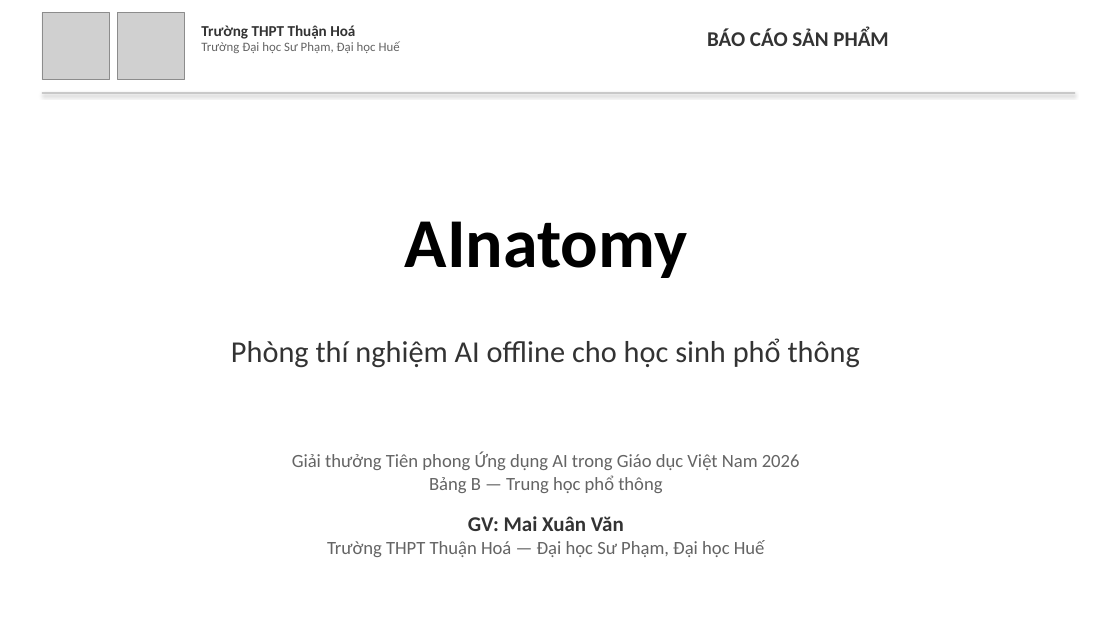
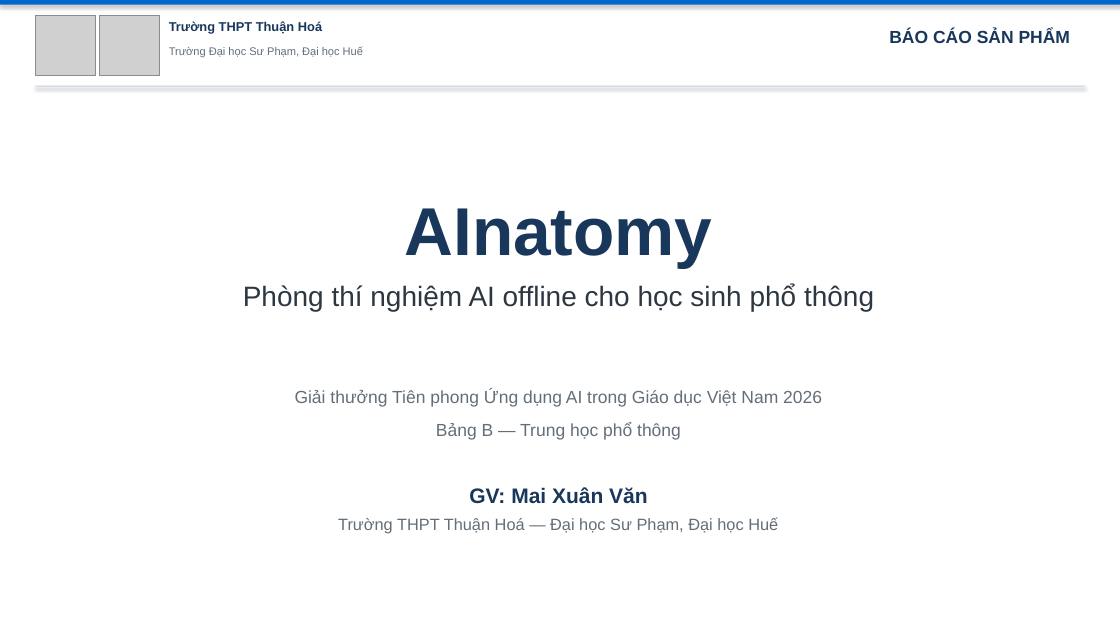
Before and after one commit to mxuanvan02/ainatomy, a slide deck: slide 1 of template_thuanhoa.pptx. Drawn at 1120x630 pixels with LibreOffice and Linux fonts; fonts in the diff are those of the drawing; grey boxes stand for pictures. Boxes give left, top, right and bottom in pixels: in the first picture for what was removed or moved away, otherwise in the second. Text is boxed around its words. In the diff, an @@ line names an element or a change of style, - is before the commit and + after.

```diff
--- a/template_thuanhoa.pptx
+++ b/template_thuanhoa.pptx
@@ rectangle: place and size @@
-rectangle at (42,92,1075,93)
+rectangle at (0,0,1120,5)
@@ rectangle at (0,0,1120,5): fill #B4B4B4 to #0066CC @@
@@ picture: place and size @@
-picture at (42,13,109,80)
+picture at (35,15,96,76)
@@ picture: place and size @@
-picture at (118,13,185,80)
+picture at (99,15,160,76)
@@ text "Trường THPT Thuận Hoá": place and size @@
-text "Trường THPT Thuận Hoá" at (201,25,400,53)
+text "Trường THPT Thuận Hoá" at (169,21,322,34)
@@ text "Trường THPT Thuận Hoá" at (169,21,322,34): size 13 to 11 pt, font Calibri to Arial, text colour #333333 to #18375B @@
@@ text "BÁO CÁO SẢN PHẨM" at (889,30,1070,43): size 18 to 15 pt, font Calibri to Arial, text colour #333333 to #18375B; alignment centre to right @@
@@ text added at (169,47,363,58), 9.5 pt, text #646E78 @@
+Trường Đại học Sư Phạm, Đại học Huế
@@ text at (201,41,400,53): paragraph removed @@
-Trường Đại học Sư Phạm, Đại học Huế
@@ rectangle added at (35,86,1086,87), fill #CFDCEA @@
@@ text "AInatomy": place and size @@
-text "AInatomy" at (405,221,687,278)
+text "AInatomy" at (405,208,713,269)
@@ text "AInatomy" at (405,208,713,269): size 60 to 58 pt, font Calibri to Arial, text colour #000000 to #18375B @@
@@ text "Phòng thí nghiệm AI offline ...": place and size @@
-text "Phòng thí nghiệm AI offline ..." at (231,338,860,368)
+text "Phòng thí nghiệm AI offline ..." at (243,285,874,312)
@@ text "Phòng thí nghiệm AI offline ..." at (243,285,874,312): size 26 to 24 pt, font Calibri to Arial, text colour #333333 to #2D3741 @@
@@ text added at (295,389,822,407), 15 pt, text #646E78 @@
+Giải thưởng Tiên phong Ứng dụng AI trong Giáo dục Việt Nam 2026
@@ text added at (436,423,681,440), 15 pt, text #646E78 @@
+Bảng B — Trung học phổ thông
@@ text at (292,452,800,531): paragraphs removed @@
-Giải thưởng Tiên phong Ứng dụng AI trong Giáo dục Việt Nam 2026
-Bảng B — Trung học phổ thông
-GV: Mai Xuân Văn
@@ text added at (469,487,647,504), 18 pt, text #18375B, bold @@
+GV: Mai Xuân Văn
@@ text "Trường THPT Thuận Hoá — ...": place and size @@
-text "Trường THPT Thuận Hoá — ..." at (292,452,800,557)
+text "Trường THPT Thuận Hoá — ..." at (338,517,778,534)
@@ text "Trường THPT Thuận Hoá — ..." at (338,517,778,534): size 16 to 14 pt, font Calibri to Arial, text colour #646464 to #646E78 @@
```
Also in this commit, not shown: 1 other slide changed, 11 slides added, 12 slides removed, 1 other file.
